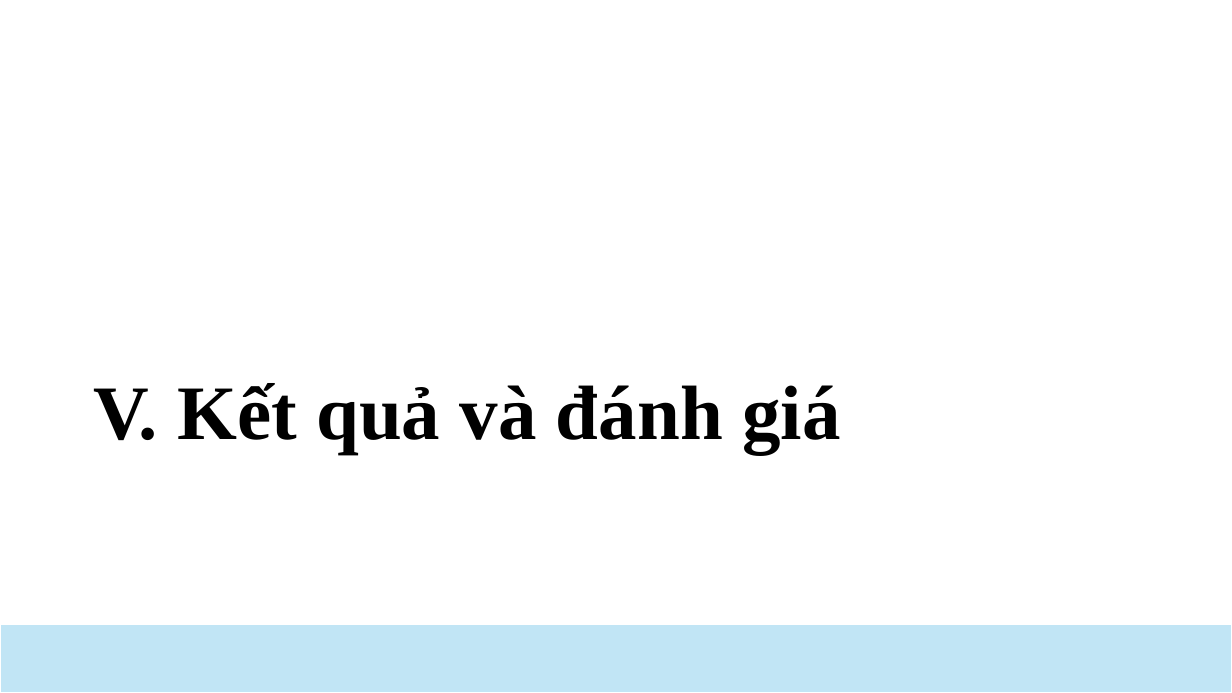
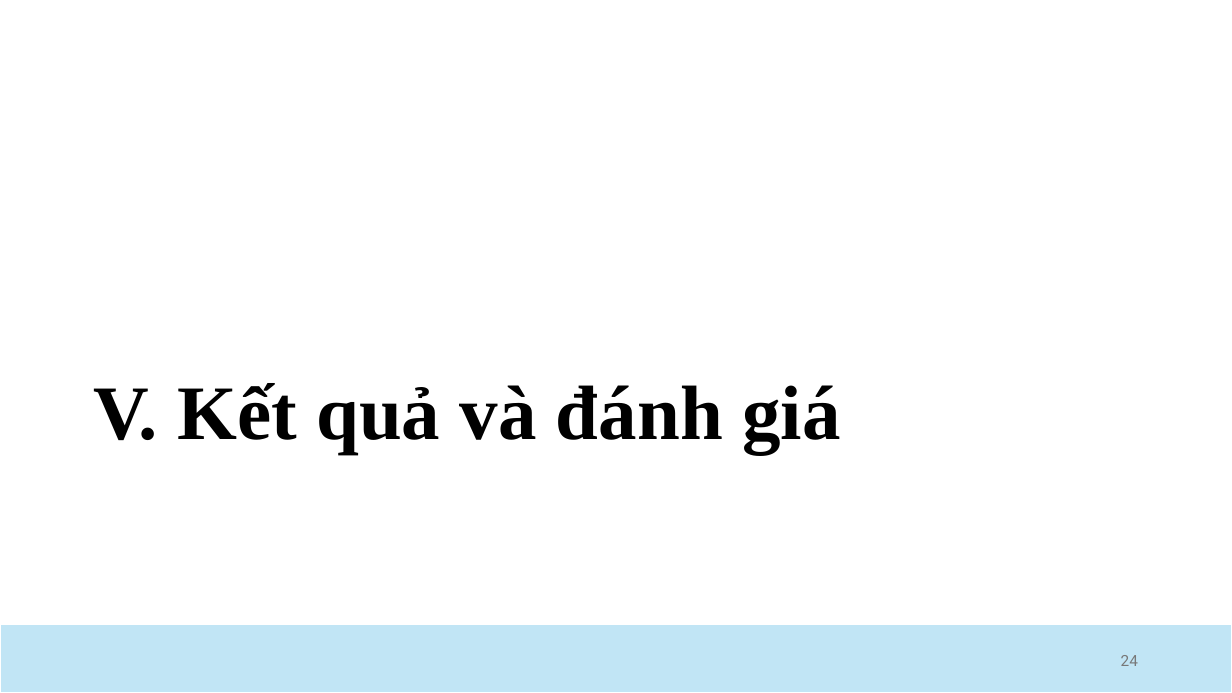
Before and after one commit to HaianCao/FoodChatbot, a slide deck: slide 24 of slide.pptx. Drawn at 1232x693 pixels with LibreOffice and Linux fonts; fonts in the diff are those of the drawing. Boxes give left, top, right and bottom in pixels: in the first picture for what was removed or moved away, otherwise in the second. Text is boxed around its words. In the diff, an @@ line names an element or a change of style, - is before the commit and + after.

```diff
--- a/slide.pptx
+++ b/slide.pptx
@@ page number added at [1121, 655, 1138, 666], 12 pt, text #797979 @@
+24
```
Also in this commit, not shown: 34 other slides changed.
